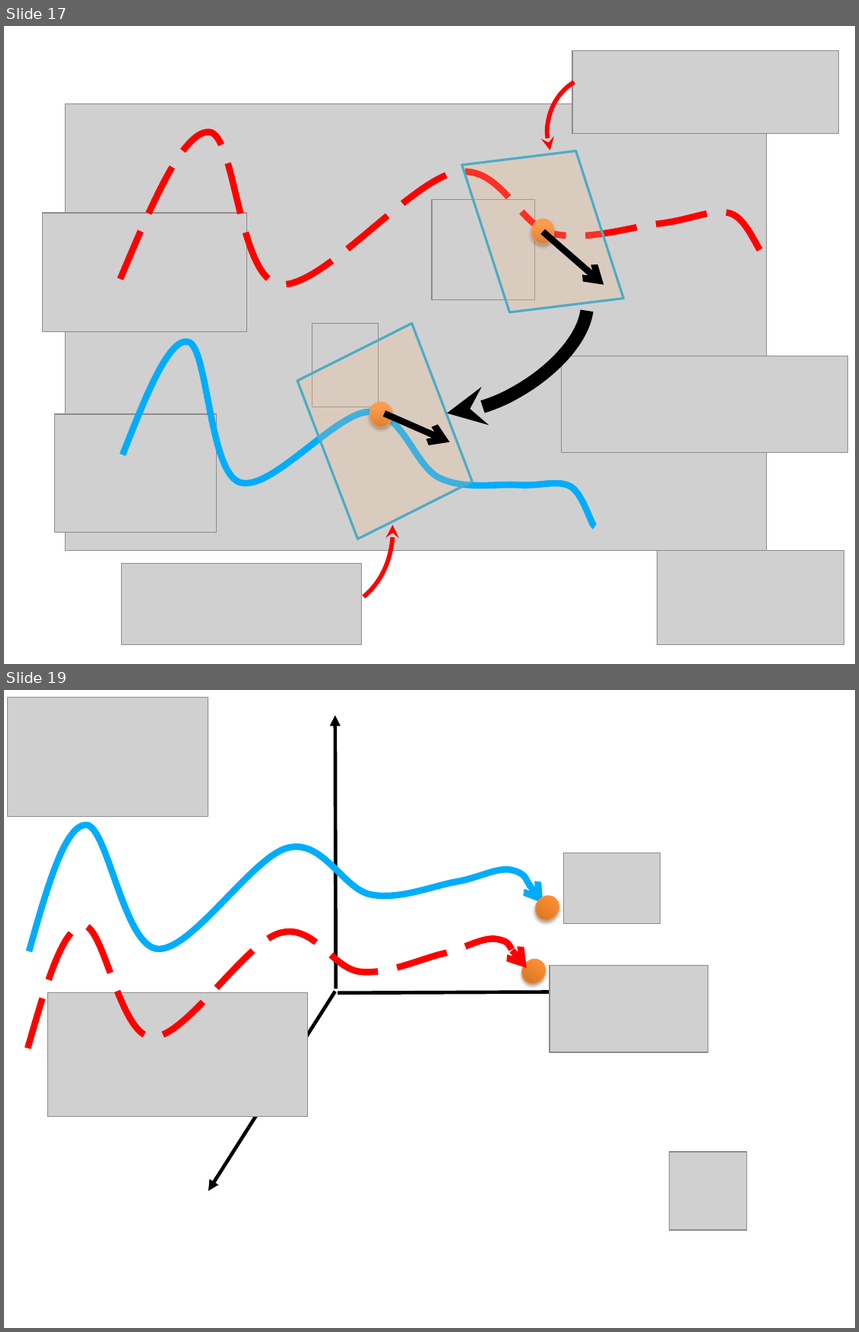
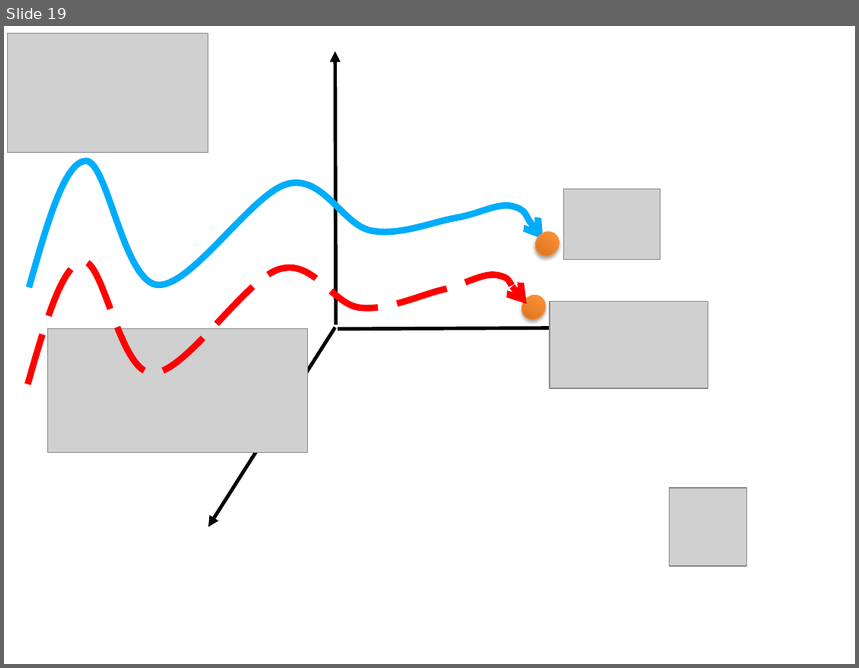
Before and after one commit to namvo88/Thesis-Quadrotor, a slide deck: StyleStuff/figures.pptx. Shown one above the other, each under a label of ours: slides 17 and 19 before the commit, slide 19 after it; the slides between them are not shown. The pictures are 859x1332 and 859x668 pixels, drawn with LibreOffice and Linux fonts; fonts in the diff are those of the drawing; grey boxes stand for pictures. Boxes give left, top, right and bottom in pixels: in the first picture for what was removed or moved away, otherwise in the second. Text is boxed around its words. In the diff, an @@ line names an element or a change of style, - is before the commit and + after.

```diff
--- a/StyleStuff/figures.pptx
+++ b/StyleStuff/figures.pptx
@@ slide 17 removed at (4, 26, 855, 664), background #FFFFFF @@
@@ freeform shape removed at (78, 26, 764, 522) @@
@@ arc (boxed as its full ellipse) removed at (533, 59, 676, 207) @@
@@ picture removed at (572, 50, 839, 133) @@
@@ picture removed at (66, 104, 767, 551) @@
@@ parallelogram removed at (462, 147, 624, 316) @@
@@ picture removed at (432, 199, 535, 300) @@
@@ picture removed at (42, 213, 246, 332) @@
@@ freeform shape removed at (92, 226, 595, 664) @@
@@ ellipse removed at (531, 219, 555, 245) @@
@@ arc (boxed as its full ellipse) removed at (379, 243, 610, 442) @@
@@ arrow removed from (543, 232) to (604, 284) @@
@@ arc (boxed as its full ellipse) removed at (113, 332, 440, 662) @@
@@ parallelogram removed at (282, 323, 487, 539) @@
@@ picture removed at (312, 324, 379, 408) @@
@@ picture removed at (562, 357, 848, 453) @@
@@ ellipse removed at (369, 402, 392, 428) @@
@@ picture removed at (54, 414, 217, 532) @@
@@ arrow removed from (385, 414) to (450, 442) @@
@@ picture removed at (122, 563, 361, 645) @@
@@ picture removed at (657, 551, 844, 645) @@
```
Also in this commit, not shown: 1 slide added, 23 other files.
